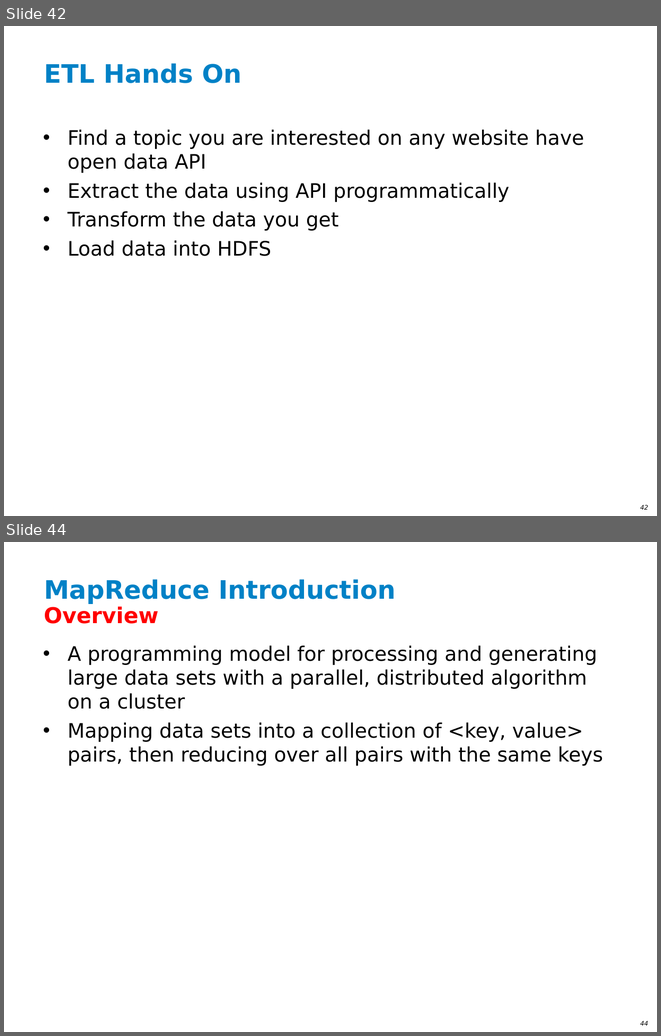
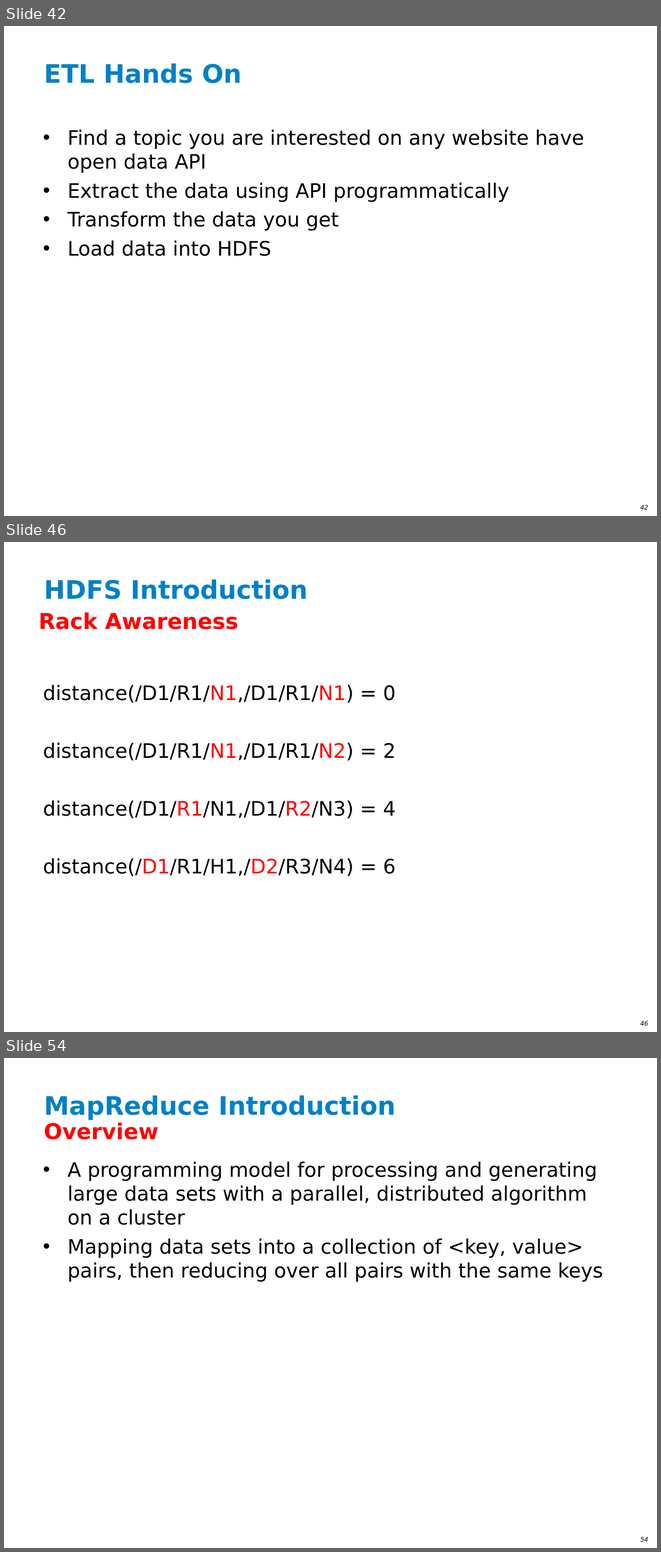
Before and after one commit to ianlin/small-data, a slide deck: training/III_Hadoop_20140607.ppt. Shown one above the other, each under a label of ours: slides 42 and 44 before the commit, slides 42, 46 and 54 after it; the slides between them are not shown. The pictures are 661x1036 and 661x1552 pixels, drawn with LibreOffice and Linux fonts; fonts in the diff are those of the drawing; background and template pictures are left out. Boxes give left, top, right and bottom in pixels: in the first picture for what was removed or moved away, otherwise in the second. Text is boxed around its words. In the diff, an @@ line names an element or a change of style, - is before the commit and + after.

```diff
--- a/training/III_Hadoop_20140607.ppt
+++ b/training/III_Hadoop_20140607.ppt
@@ slide 46 added at [4, 542, 657, 1032], background #FFFFFF; not listed: 1 template element that a slide beside it also shows @@
@@ title added at [44, 579, 308, 599], 28 pt, text #0081C6, bold @@
+HDFS Introduction
@@ text added at [38, 612, 238, 629], 24 pt, text #FF0000, bold @@
+Rack Awareness
@@ text added at [43, 685, 396, 876], 22 pt, text #000000 @@
+distance(/D1/R1/N1,/D1/R1/N1) = 0
+distance(/D1/R1/N1,/D1/R1/N2) = 2
+distance(/D1/R1/N1,/D1/R2/N3) = 4
+distance(/D1/R1/H1,/D2/R3/N4) = 6
@@ what was slide 44 is now slide 54 @@
@@ page number at [640, 1537, 648, 1541]: text changed @@
-44
+54
```
Also in this commit, not shown: 11 slides changed, 9 other slides added.
